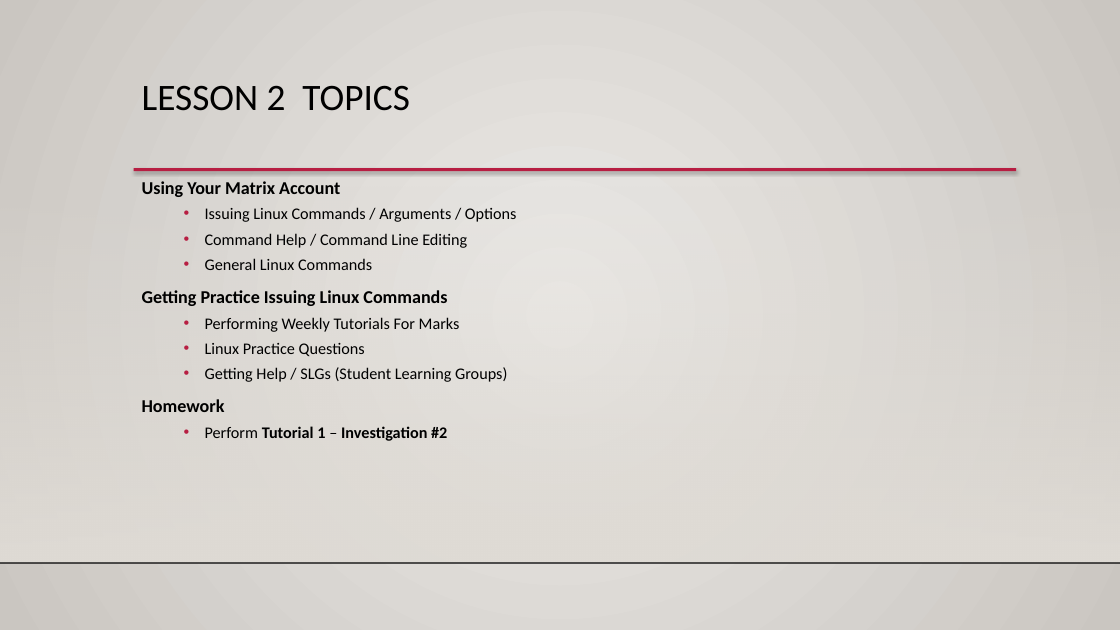
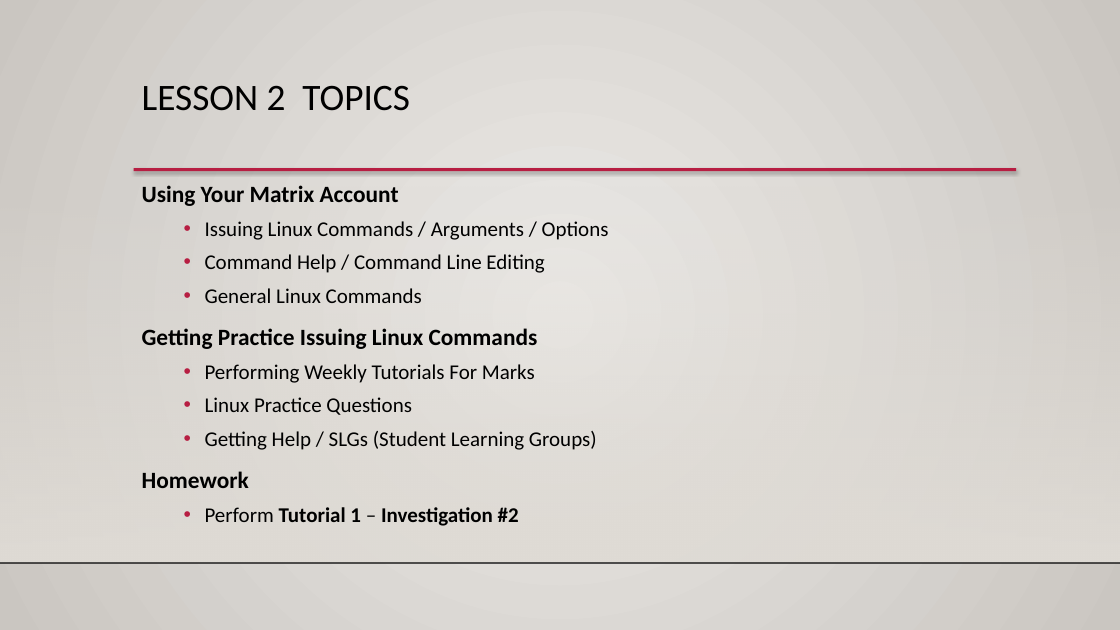
Before and after one commit to ULI101/slides, a slide deck: slide 2 of ULI101-1.2.pptx. Drawn at 1120x630 pixels with LibreOffice and Linux fonts; fonts in the diff are those of the drawing; background and template pictures are left out. Boxes give left, top, right and bottom in pixels: in the first picture for what was removed or moved away, otherwise in the second. Text is boxed around its words. In the diff, an @@ line names an element or a change of style, - is before the commit and + after.

Commit message:
Visual tweaks and path update to vi-tutorial.

```diff
--- a/ULI101-1.2.pptx
+++ b/ULI101-1.2.pptx
@@ text "Using Your Matrix Account" at (x1=142, y1=185, x2=609, y2=526): size 15.5 to 20 pt in "Using Your Matrix Account", "Getting Practice Issuing Linux Commands", "Homework"; size 13.9 to 18 pt in "Issuing Linux Commands / Arguments / Options", "Command Help / Command Line Editing", "General Linux Commands", "Performing Weekly Tutorials For Marks" and 3 more places; line spacing 1 to 1.1 @@
```
Also in this commit, not shown: 8 other slides changed, 6 other files.
